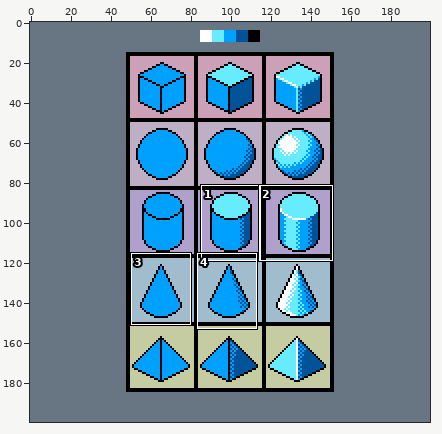
Pixel-art file, stored at Section 3 - Colours and textures/3d-objects.ase. The first picture is a wide view before the edit; the outline marks the close-up.
Close-up. Before the edit:
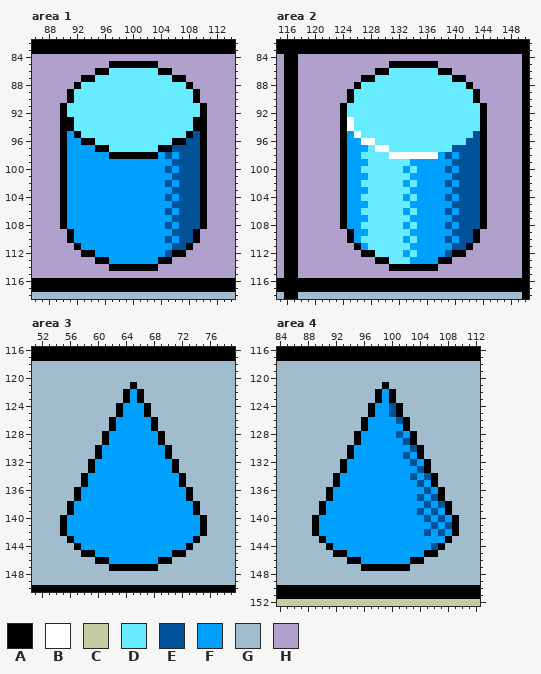
200x200 pixels, 1 frame. Shown: area 1: x 86..114, y 82..118; area 2: x 115..150, y 82..118; area 3: x 51..79, y 116..150; area 4: x 84..112, y 116..152. The commit also changed other parts of the picture, which this record leaves out.
Palette (. is transparent): A #000000  B #ffffff  C #c5cca1  D #66ebff  E #005299  F #00a0ff  G #a1bccc  H #afa1cc
After:
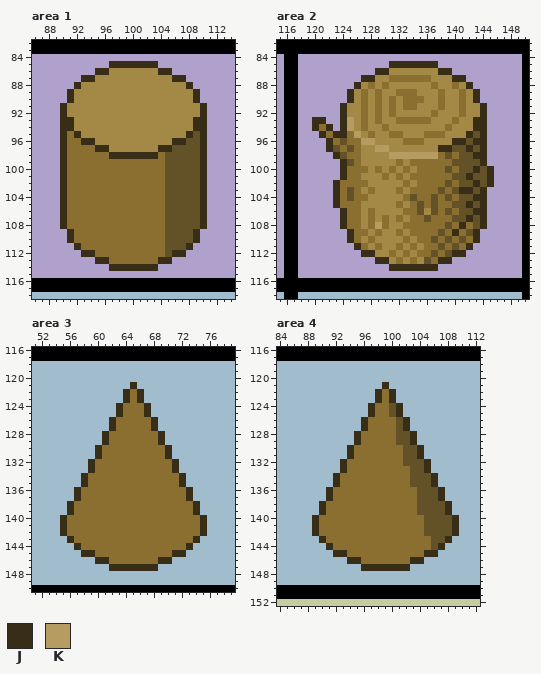
Colours new in this view: J #382e17  K #b69c60
Difference:
layer "Layer 2" now hidden
layer "Layer 3" now hidden
layer "Layer 4" now hidden
layer "Layer 5" added
colour D: #66ebff -> #a48845
colour E: #005299 -> #635228
colour F: #00a0ff -> #8a6f30
Changed rows in their new state; - is a pixel that keeps its letter.
Area 1, layer "Layer 5":
first column x 90:
 85 -------JJJJJJJ-------
 86 -----JJ-------JJ-----
 87 ---JJ-----------JJ---
 88 --J---------------J--
 89 -J-----------------J-
 90 -J-----------------J-
 91 J-------------------J
 92 J-------------------J
 93 JJ-----------------JJ
 94 JJ-----------------JJ
 95 J-J---------------J-J
 96 J--JJ-----------JJ--J
 97 J----JJ-------JJ----J
 98 J------JJJJJJJ--E---J
 99 J--------------E----J
100 J---------------E---J
101 J--------------E----J
102 J---------------E---J
103 J--------------E----J
104 J---------------E---J
105 J--------------E----J
106 J---------------E---J
107 J--------------E----J
108 J---------------E---J
109 -J-------------E---J-
110 -J--------------E--J-
111 --J------------E--J--
112 ---JJ-----------JJ---
113 -----JJ-------JJ-----
114 -------JJJJJJJ-------
Area 2, layer "Layer 5":
first column x 120:
 85 -----------JJJJJJJ--------
 86 ---------JJ-------JJ------
 87 -------JJ--FFFFFF---JJ----
 88 ------J-F-F------F--F-J---
 89 -----J-F-F--FFF---F--F-J--
 90 -----J-F-F-F-FFF--F--F-J--
 91 ----J--F-F-F-FF---F--F--J-
 92 ----J--F-F-F-----F---F--J-
 93 JJ--JK-F-F--FFFFF---F--JJ-
 94 JFJ-JK-F--F--------F---JJ-
 95 -JFJJ-K-F--FF---FFF---J-J-
 96 --JFE--KK----FFF----JJ-JJ-
 97 --JEFE-D-KK-------JJ--J-J-
 98 ---JE------KKKKKKK-----JJ-
 99 ----JE-D----F-----------J-
100 ----J--F-F-F-----------JEJ
101 ----J--D--F-F---------J-EJ
102 ---JF--F---------------JEJ
103 ---JFE-DF---F-----E--JJ-J-
104 ---JFE-F------E--E-----JJ-
105 ---JF--D----F--E-E----J-J-
106 ----J---F-----FEDE-----JJ-
107 ----J--DF-F-F---E-----J-J-
108 ----J---FKF---F------JF-J-
109 -----J---F--F-----E-JF-J--
110 -----J--F--------E----FJ--
111 ------J--F--F--D--E--FJ---
112 -------JJ--F-----E--JJ----
113 ---------JJ-F--DE-JJ------
114 -----------JJJJJJJ--------
Area 3, layer "Layer 5":
first column x 55:
121 ----------J----------
122 ---------J-J---------
123 ---------J-J---------
124 --------J---J--------
125 --------J---J--------
126 -------J-----J-------
127 -------J-----J-------
128 ------J-------J------
129 ------J-------J------
130 -----J---------J-----
131 -----J---------J-----
132 ----J-----------J----
133 ----J-----------J----
134 ---J-------------J---
135 ---J-------------J---
136 --J---------------J--
137 --J---------------J--
138 -J-----------------J-
139 -J-----------------J-
140 J-------------------J
141 J-------------------J
142 J-------------------J
143 -J-----------------J-
144 --J---------------J--
145 ---JJ-----------JJ---
146 -----JJ-------JJ-----
147 -------JJJJJJJ-------
Area 4, layer "Layer 5":
first column x 89:
121 ----------J----------
122 ---------J-J---------
123 ---------J-J---------
124 --------J---J--------
125 --------J---J--------
126 -------J-----J-------
127 -------J----EJ-------
128 ------J------EJ------
129 ------J-----E-J------
130 -----J-------E-J-----
131 -----J--------EJ-----
132 ----J--------E-EJ----
133 ----J---------E-J----
134 ---J-----------E-J---
135 ---J----------E-EJ---
136 --J------------E-EJ--
137 --J-------------E-J--
138 -J-------------E-E-J-
139 -J--------------E-EJ-
140 J----------------E-EJ
141 J---------------E-E-J
142 J----------------E-EJ
143 -J---------------EEJ-
144 --J---------------J--
145 ---JJ-----------JJ---
146 -----JJ-------JJ-----
147 -------JJJJJJJ-------
